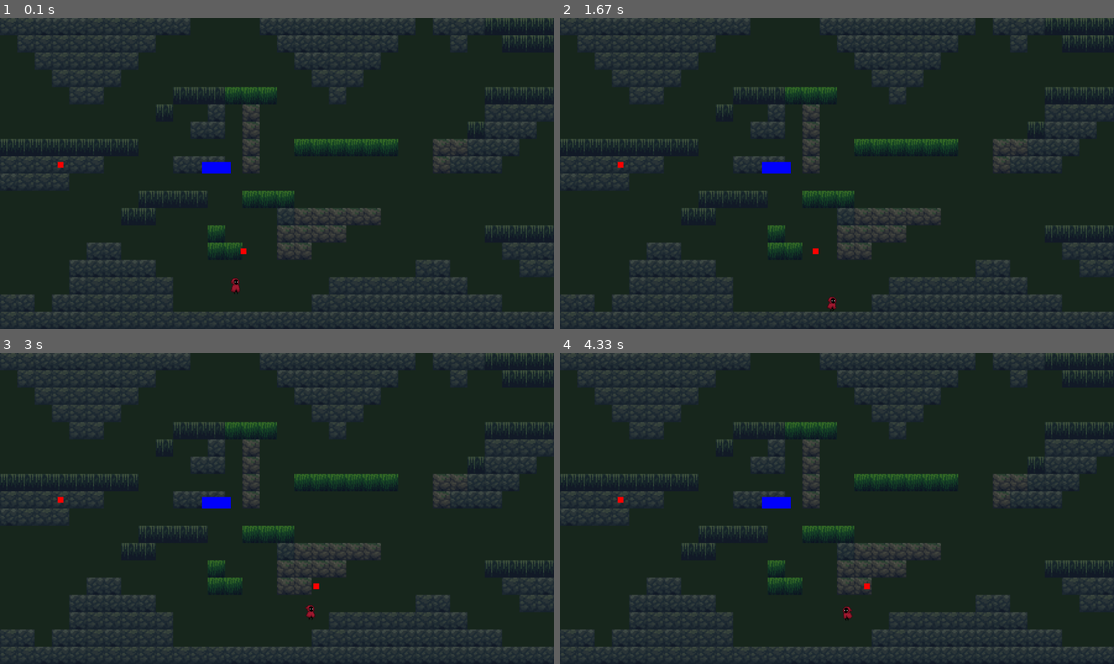
Above: before the commit, frames 1-4 (two rows, left to right).
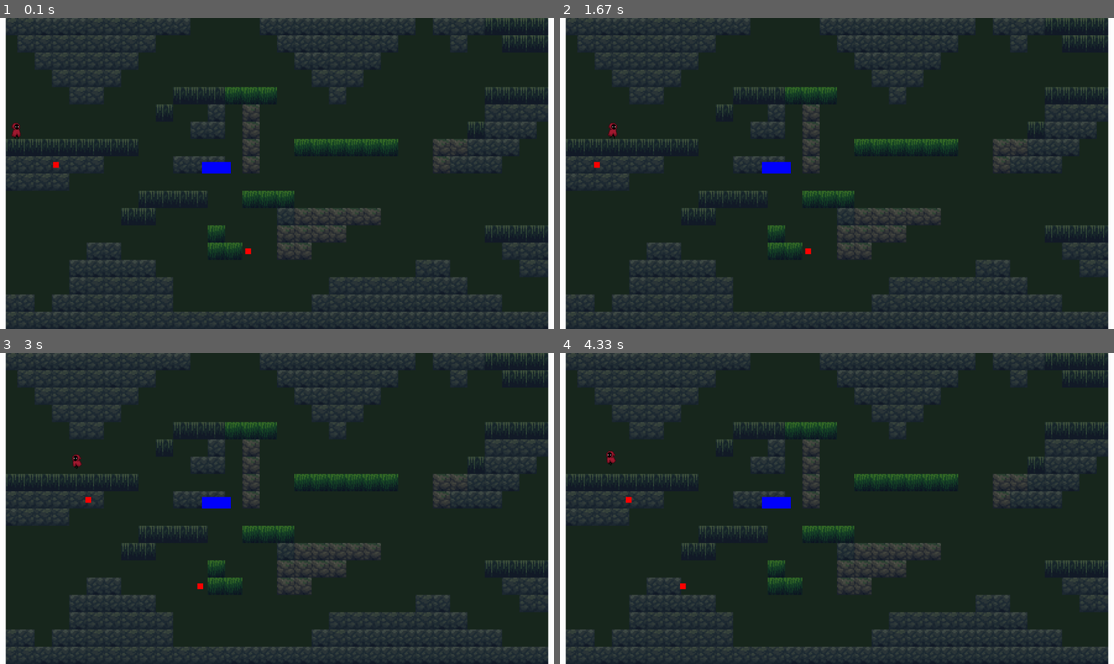
Above: after the commit, the same moments.

Repository: mrhanha1/pygameSonDoong
Game: pygame game, started from main.py
Same seed, same stepped clock (60 frames per second), same inputs: the game is played once before the commit and once after it.
Inputs:
- Up to frame 1 (0.1 s): no input
- Up to frame 2 (1.67 s): hold Esc 0.33-0.8 s; hold Right 0.33-0.8 s; hold R 0.83-1.3 s; tap Space at 0.9, 1.2, 1.4 s; tap K at 0.98 s; hold Right from 1.33 s (still down)
- Up to frame 3 (3 s): tap Space at 1.7, 1.9, 2.2, 2.4, 2.7, 2.97 s; release Right at 1.8 s; hold Right 1.83-2.3 s; hold Left 2.33-2.87 s; tap K at 2.48 s; hold Left from 2.9 s (still down)
- Up to frame 4 (4.33 s): tap Space at 3.27, 3.4, 3.7, 4.07 s; release Left at 3.3 s; hold Right 3.33-3.97 s; hold Left from 4 s (still down); tap K at 4.15 s

The runs differ from the first frame. In frame 1, 2.4% of the frame differs, in the area x 0-100%, y 0-100%; in frame 2, 2.4%; in frame 3, 2.4%; in frame 4, 2.4%.

Commit message:
sửa được lỗi load level lần đầu, vẫn chưa hoàn thiện level, chưa liên kết với event và entrances

Diff:
--- a/gameObjectv2.py
+++ b/gameObjectv2.py
@@ -42,7 +42,7 @@
 class hazard (GameObject):
 
     def __init__(self, x, y, width=100, height=40):
-        super().__init__(x, y, width, height, "hazard", BLUE)
+        super().__init__(x, y, width, height, "hazard", (0,0,255,100))
 
 class entrance (GameObject):
     def __init__(self, x, y, index,width= 40, height=200):
--- /dev/null
+++ b/game_event.py
@@ -0,0 +1,21 @@
+# game_event.py
+
+class GameEvent:
+    def __init__(self, name, **data):
+        self.name = name      # Tên sự kiện: "change_level", "player_dead", v.v.
+        self.data = data      # Dữ liệu kèm theo: {"index": 2}, {"reason": "hazard"},...
+
+class EventQueue:
+    def __init__(self):
+        self.queue = []
+
+    def push(self, event: GameEvent):
+        self.queue.append(event)
+
+    def get(self):
+        if self.queue:
+            return self.queue.pop(0)
+        return None
+
+    def clear(self):
+        self.queue = []
--- a/level.py
+++ b/level.py
@@ -3,7 +3,7 @@
 
 class Level:
 
-    def __init__(self, tilemap_path, spawn_points: dict[str: tuple[int, int]],size):
+    def __init__(self, tilemap_path,size, spawn_points: dict[str: tuple[int, int]]):
         self.tilemap = TileMap(tilemap_path)
         self.spawn_points = spawn_points
 
@@ -18,34 +18,35 @@
 
 class LevelManager:
     def __init__(self, level_list, player):
-        """level list is a list: tuple(level_path, {'spawnpoint_name': (x,y) })"""
+        """level list is a list: tuple(level_path, {spawnpoint_index: (x,y) })"""
         self.level_list = level_list
         self.level_index = 0
         self.player = player
         self.need_refresh=False
-        self.load_level(0, spawnpoint_name='start')  # spawn mặc định
+        self.load_level(0, spawnpoint_index=1)  # spawn mặc định
 
-    def load_level(self, lvindex, spawnpoint_name):
-        """load the level number 'lvindex' in level data and place player to spawnpoint [spawnpoint_name]"""
+    def load_level(self, lvindex, spawnpoint_index):
+        """load the level number 'lvindex' in level data and place player to spawnpoint [spawnpoint_index]"""
         #lấy cặp dữ liệu của tuple với path: str, spawnpoints: dict {name: (x,y)}
         path, spawn_points = self.level_list[lvindex]
-        self.level = Level(path, spawn_points,2)
+        self.level = Level(path,2, spawn_points)
         self.level_index = lvindex
-        self.set_player(spawnpoint_name)
+        self.set_player(spawnpoint_index)
 
-    def set_player(self,spawnpoint_name):
-        spawn_pos=self.level.spawn_points.get(spawnpoint_name) #là vector2
+    def set_player(self,spawnpoint_index):
+        spawn_pos=self.level.spawn_points.get(spawnpoint_index) #là vector2
         if spawn_pos:
             self.player.rect.topleft=spawn_pos
             self.player.velocity=pygame.Vector2(0,0)
         else:
             pass
-            #raise ValueError(f"Spawn point '{spawnpoint_name}' not found in level {lvindex}")
+            #raise ValueError(f"Spawn point '{spawnpoint_index}' not found in level {lvindex}")
 
-    def go_to_level (self, lvindex, spawnpoint_name):
-
-        if self.player.rect.colliderect(gate.rect):
-            self.need_refresh=True
+    def go_to_level (self, spawnpoint_index):
+        if spawnpoint_index==1 or spawnpoint_index==3:
+            lvindex=self.level_index-1
+        elif spawnpoint_index==2 or spawnpoint_index==4:
+            lvindex=self.level_index+1
         if self.need_refresh:
-            self.load_level(lvindex, spawnpoint_name)
+            self.load_level(lvindex, spawnpoint_index)
             self.need_refresh=False
--- a/main.py
+++ b/main.py
@@ -17,16 +17,18 @@
 FPS=100
 
 """KHỞI TẠO CÁC BIẾN ĐẦU TIÊN"""
-
+CHANGE_LV_EVT=pygame.USEREVENT+1
 p1=player(0,0,2,4)
 map=TileMap("assets/tilemap/lv1_test.csv")
 level_list_data= [
     ("assets/tilemap/lv1_test.csv",
-     {"start": (800,900),
-      "end1": (1900,400)}),
+     {1: (40,HEIGHT//2),
+      3: (40,HEIGHT-100),
+      2: (WIDTH-30,HEIGHT//2),
+      4: (WIDTH-30,HEIGHT//2)}),
     ("testmap.csv",
-     {"start": (800,800),
-      "end1": (1900,400)})
+     {1: (800,800),
+      3: (1900,400)})
     ]
 levelmanager=LevelManager(level_list_data, p1)
 
@@ -39,10 +41,10 @@
 
 entrances=pygame.sprite.Group()
 entrances.add(
-    entrance(-30, 0, 1,30,HEIGHT//2),
-    entrance(-30, HEIGHT//2, 2,30,HEIGHT//2),
-    entrance(WIDTH+30, 0, 3,30,HEIGHT//2),
-    entrance(WIDTH+30, HEIGHT//2, 4,30,HEIGHT//2)
+    entrance(0, 0, 1,20,HEIGHT//2),
+    entrance(0, HEIGHT//2, 2,20,HEIGHT//2),
+    entrance(WIDTH-20, 0, 3,20,HEIGHT//2),
+    entrance(WIDTH-20, HEIGHT//2, 4,20,HEIGHT//2)
     )
 """KHỞI TẠO ĐẦU TIÊN"""
 pygame.init()
@@ -63,14 +65,17 @@
     #print(d_time) #SHOW DELTA TIME TO DEBUG
     screen.fill(BGCOLOR)
     for event in pygame.event.get():
-        if event.type == pygame.QUIT:
-            running = False
+
             # Nhấn ESC để pause
         if event.type == pygame.KEYDOWN:
             if event.key == pygame.K_ESCAPE:
                paused = True
             if event.key == pygame.K_r:# Resume khi nhấn R
                paused = False
+        elif event.type == CHANGE_LV_EVT:
+            pass#levelmanager.go_to_level(event.index)
+        if event.type == pygame.QUIT:
+            running = False
     #map.draw_map(screen)
 
     levelmanager.level.draw(screen)
@@ -79,7 +84,8 @@
         e.in_moving(p1)
     for h in hazards:
         h.draw(screen)
-
+    for en in entrances:
+        en.draw(screen)
 
     p1.draw(screen)
     if paused:
--- /dev/null
+++ b/particle_learn.py
@@ -0,0 +1,129 @@
+import pygame
+import random
+import math
+from typing import List
+
+# Khởi tạo Pygame
+pygame.init()
+
+# Màu sắc
+WHITE = (255, 255, 255)
+GRAY = (150, 150, 150)
+LIGHT_GRAY = (200, 200, 200)
+
+# Cửa sổ game
+WIDTH, HEIGHT = 800, 600
+screen = pygame.display.set_mode((WIDTH, HEIGHT))
+pygame.display.set_caption("Dust Particle with Object Pooling")
+
+class DustParticle:
+    def __init__(self):
+        self.reset()
+
+    def reset(self):
+        self.x = 0
+        self.y = 0
+        self.size = 0
+        self.color = WHITE
+        self.speed = 0
+        self.angle = 0
+        self.lifetime = 0
+        self.alpha = 0
+        self.active = False
+
+    def spawn(self, x, y):
+        self.x = x
+        self.y = y
+        self.size = random.uniform(1, 3)
+        self.color = random.choice([GRAY, LIGHT_GRAY])
+        self.speed = random.uniform(0.5, 2)
+        self.angle = random.uniform(0, math.pi * 2)
+        self.lifetime = random.randint(30, 100)
+        self.alpha = 255
+        self.active = True
+
+    def update(self):
+        if not self.active:
+            return
+
+        self.x += math.cos(self.angle) * self.speed
+        self.y += math.sin(self.angle) * self.speed
+        self.lifetime -= 1
+        self.alpha = int(255 * (self.lifetime / 100))
+
+        if self.lifetime <= 0:
+            self.active = False
+
+    def draw(self, surface):
+        if not self.active:
+            return
+
+        particle_surface = pygame.Surface((self.size * 2, self.size * 2), pygame.SRCALPHA)
+        pygame.draw.circle(
+            particle_surface,
+            (*self.color, self.alpha),
+            (self.size, self.size),
+            self.size
+        )
+        surface.blit(particle_surface, (self.x - self.size, self.y - self.size))
+
+class ParticlePool:
+    def __init__(self, size):
+        self.pool: List[DustParticle] = [DustParticle() for _ in range(size)]
+        self.size = size
+
+    def get_particle(self, x, y):
+        for particle in self.pool:
+            if not particle.active:
+                particle.spawn(x, y)
+                return particle
+        # Nếu hết particle trong pool, tạo thêm (hoặc không làm gì)
+        return None
+
+    def update(self):
+        for particle in self.pool:
+            particle.update()
+
+    def draw(self, surface):
+        for particle in self.pool:
+            particle.draw(surface)
+
+    def active_count(self):
+        return sum(1 for p in self.pool if p.active)
+
+# Tạo pool với 1000 hạt
+particle_pool = ParticlePool(1000)
+
+# Vòng lặp chính
+clock = pygame.time.Clock()
+running = True
+
+while running:
+    screen.fill((0, 0, 0))
+
+    for event in pygame.event.get():
+        if event.type == pygame.QUIT:
+            running = False
+        elif event.type == pygame.MOUSEMOTION:
+            for _ in range(5):
+                particle_pool.get_particle(event.pos[0], event.pos[1])
+
+    # Tạo hạt ngẫu nhiên
+    if random.random() < 0.3:
+        particle_pool.get_particle(
+            random.randint(0, WIDTH),
+            random.randint(0, HEIGHT)
+        )
+
+    particle_pool.update()
+    particle_pool.draw(screen)
+
+    # Hiển thị số hạt đang active (debug)
+    font = pygame.font.SysFont(None, 24)
+    text = font.render(f"Active particles: {particle_pool.active_count()}", True, WHITE)
+    screen.blit(text, (10, 10))
+
+    pygame.display.flip()
+    clock.tick(60)
+
+pygame.quit()
--- a/playerv2.py
+++ b/playerv2.py
@@ -4,6 +4,7 @@
 from animations import Animator
 from ground_collision import in_collision_x, in_collision_y
 from setting import cd_is_over
+from level import *
 class player:
     """create a player with default moving input method and animation |
     x and y is the topleft position of player when game start,
@@ -111,18 +112,7 @@
 
     def update_hit(self, enemies, hazards, entrances): #xử lý va chạm
         """this need to put in running loop game"""
-        for entrance in entrances:
-            if self.rect.colliderect(entrance.rect):
-                if entrance.index==1:
-                    pass
-                if entrance.index==2:
-                    pass
-                if entrance.index==3:
-                    pass
-                if entrance.index==4:
-                    pass
         collision_type = self.in_check_hit(enemies) or self.in_check_hit(hazards)
-
         if cd_is_over(self.last_hitted, 1000):
             if collision_type == "enemy":  # Chạm quái vật
                 print("⚔️ Bị quái vật tấn công",pygame.time.get_ticks())
@@ -138,6 +128,10 @@
                 self.isAlive=False
                 self.velocity.x = 0
                 self.velocity.y = 0
+        for entrance in entrances:
+            if self.rect.colliderect(entrance.rect):
+                pygame.event.post(pygame.event.Event(CHANGE_LV_EVT, {"index":entrance.index}))
+
 
 
     def draw (self, screen):
